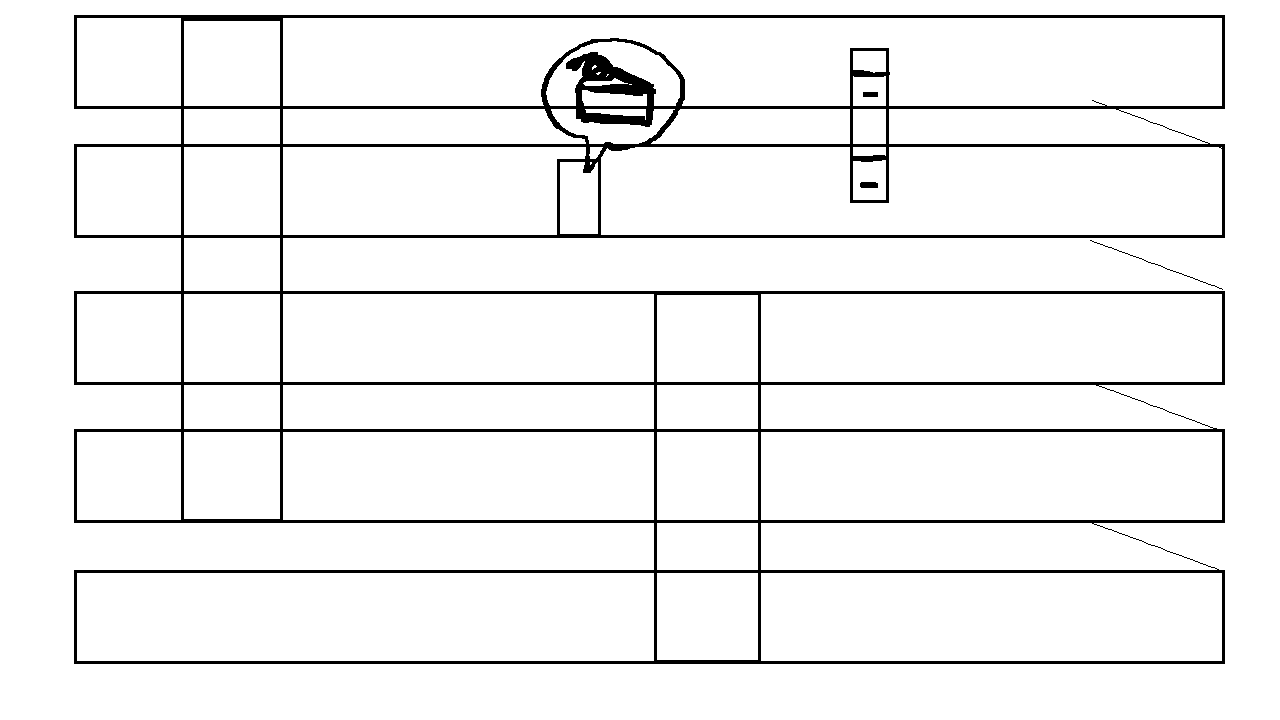
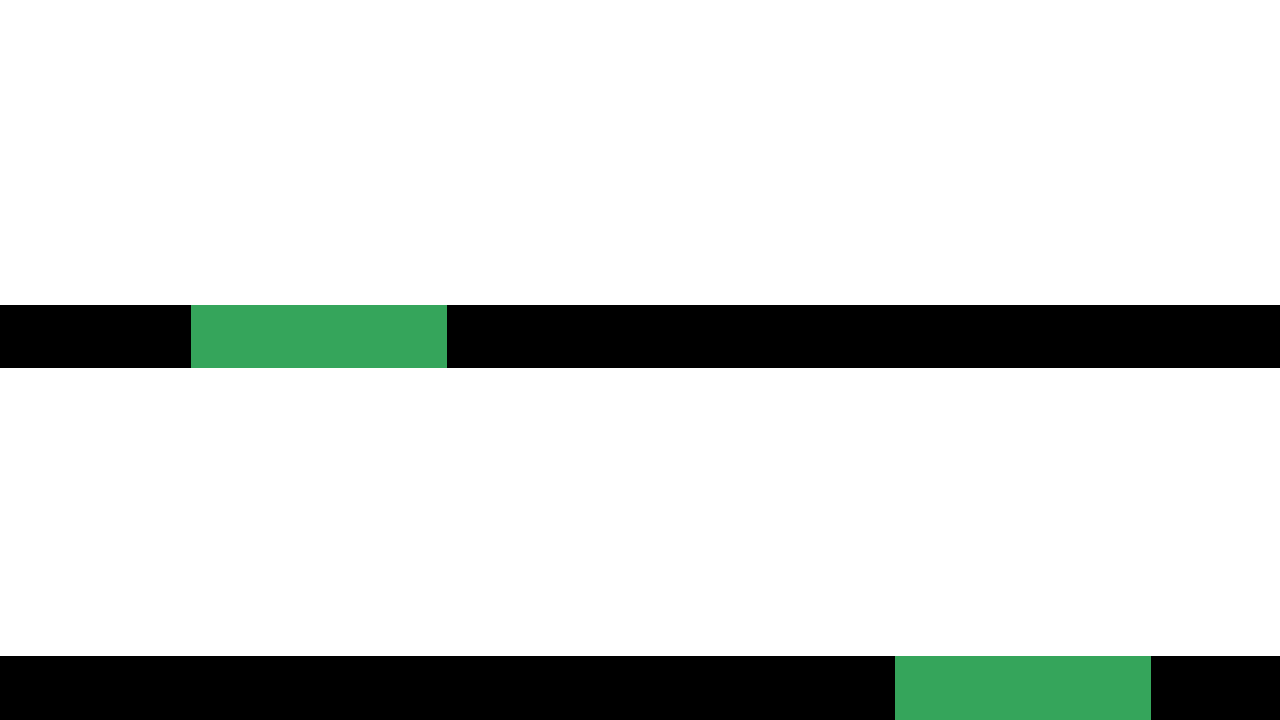
Before/after of a 1280 × 720 layered artwork. What changed in the layer stack:
removed layer "Layer 10" over [541, 38, 890, 203]
removed layer "Layer 9" over [557, 100, 1225, 572]
removed layer "Layer 5" over [74, 15, 1225, 664]
added layer "elevators" above "floors" over [191, 305, 1151, 720]
added layer "floors" above "Background" over [0, 305, 1280, 720]
